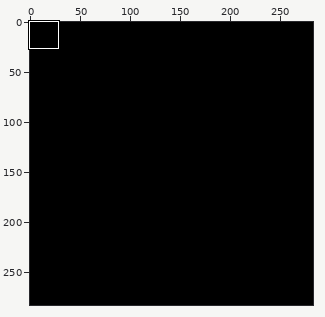
Edited in one commit: sprite sheet (php/concepts/gd/test-image.png). Above: a wide view before the commit, with the close-up outlined.
Close-up. Earlier state:
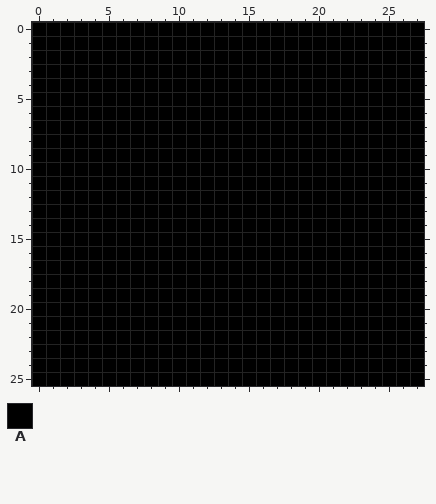
The file is 283x283 pixels. Colours within 5 levels of each other are drawn and written as one. Shown: x 0..27, y 0..25.
Palette (. is transparent): A #000000
Pixels before, first column x 0:
 0 AAAAAAAAAAAAAAAAAAAAAAAAAAAA
 1 AAAAAAAAAAAAAAAAAAAAAAAAAAAA
 2 AAAAAAAAAAAAAAAAAAAAAAAAAAAA
 3 AAAAAAAAAAAAAAAAAAAAAAAAAAAA
 4 AAAAAAAAAAAAAAAAAAAAAAAAAAAA
 5 AAAAAAAAAAAAAAAAAAAAAAAAAAAA
 6 AAAAAAAAAAAAAAAAAAAAAAAAAAAA
 7 AAAAAAAAAAAAAAAAAAAAAAAAAAAA
 8 AAAAAAAAAAAAAAAAAAAAAAAAAAAA
 9 AAAAAAAAAAAAAAAAAAAAAAAAAAAA
10 AAAAAAAAAAAAAAAAAAAAAAAAAAAA
11 AAAAAAAAAAAAAAAAAAAAAAAAAAAA
12 AAAAAAAAAAAAAAAAAAAAAAAAAAAA
13 AAAAAAAAAAAAAAAAAAAAAAAAAAAA
14 AAAAAAAAAAAAAAAAAAAAAAAAAAAA
15 AAAAAAAAAAAAAAAAAAAAAAAAAAAA
16 AAAAAAAAAAAAAAAAAAAAAAAAAAAA
17 AAAAAAAAAAAAAAAAAAAAAAAAAAAA
18 AAAAAAAAAAAAAAAAAAAAAAAAAAAA
19 AAAAAAAAAAAAAAAAAAAAAAAAAAAA
20 AAAAAAAAAAAAAAAAAAAAAAAAAAAA
21 AAAAAAAAAAAAAAAAAAAAAAAAAAAA
22 AAAAAAAAAAAAAAAAAAAAAAAAAAAA
23 AAAAAAAAAAAAAAAAAAAAAAAAAAAA
24 AAAAAAAAAAAAAAAAAAAAAAAAAAAA
25 AAAAAAAAAAAAAAAAAAAAAAAAAAAA
New version:
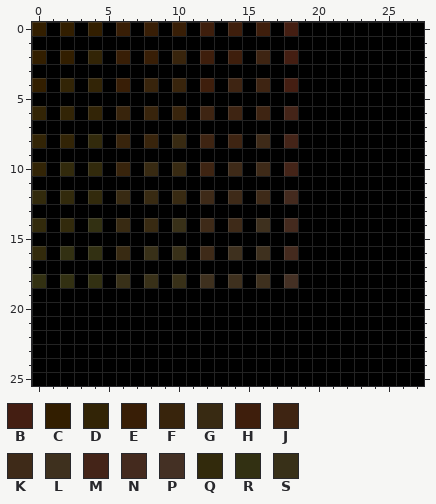
Colours new in this view: B #441e12  C #321e00  D #322406  E #381e06  F #38240c  G #382a12  H #3e1e0c  J #3e2412  K #3e2a18  L #3e301e  M #442418  N #442a1e  P #443024  Q #322a0c  R #323012  S #383018
The exact change:
Changed rows in their new state; - is an unchanged pixel.
first column x 0:
 0 C-C-C-E-E-E-H-H-H-B
 2 C-C-D-E-E-F-H-H-J-B
 4 C-D-D-E-F-F-H-J-J-B
 6 D-D-D-F-F-F-J-J-J-M
 8 D-D-Q-F-F-G-J-J-K-M
10 D-Q-Q-F-G-G-J-K-K-M
12 Q-Q-Q-G-G-G-K-K-K-N
14 Q-Q-R-G-G-S-K-K-L-N
16 Q-R-R-G-S-S-K-L-L-N
18 R-R-R-S-S-S-L-L-L-P
